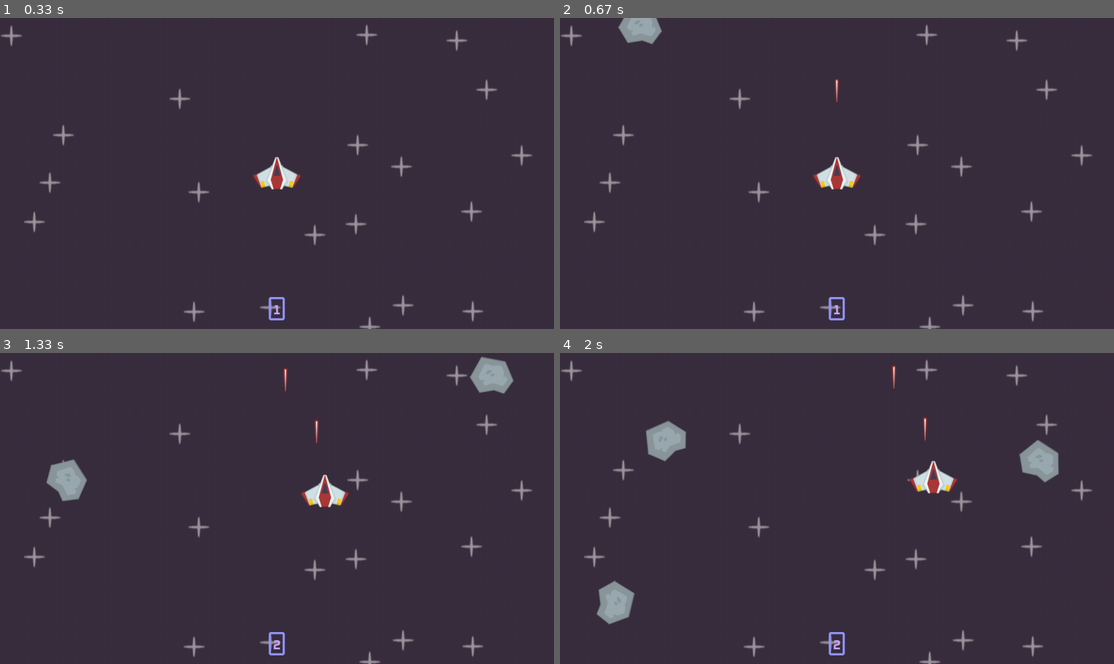
Above: before the commit, frames 1-4 (two rows, left to right).
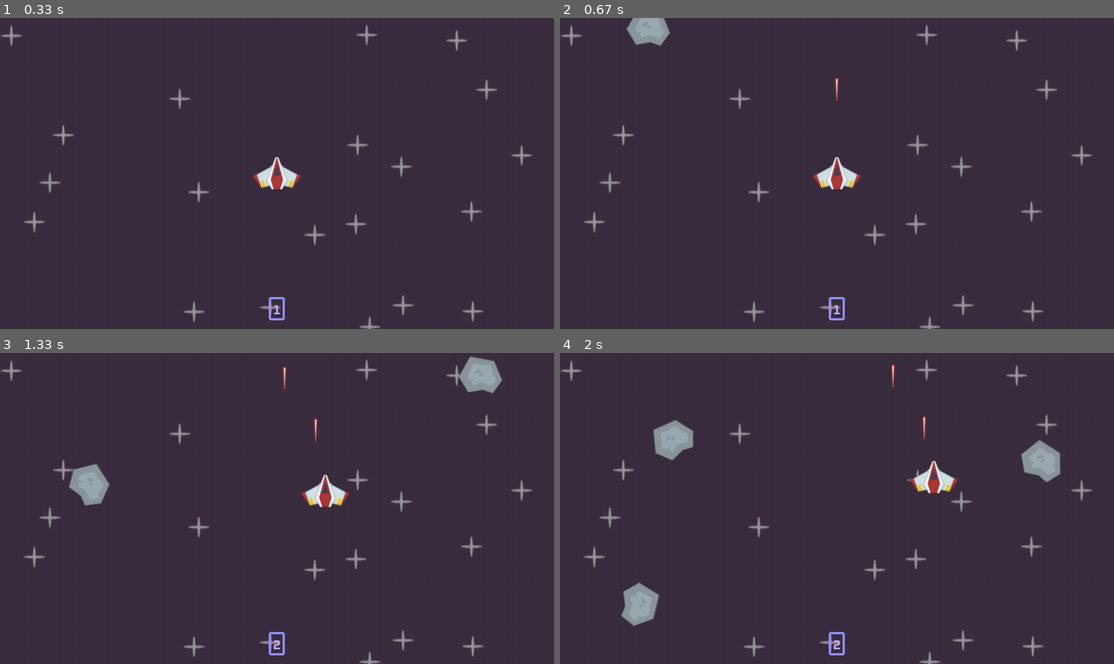
Above: after the commit, the same moments.

Repository: zehra-ozkan/pygame
Game: pygame game, started from spaceshift/main.py
Two runs of this game, one before a commit and one after it. Both use one fixed random seed, a clock stepped at 60 frames per second and the inputs below.
Inputs:
- Up to frame 1 (0.33 s): no input
- Up to frame 2 (0.67 s): tap Space at 0.33 s
- Up to frame 3 (1.33 s): hold Right 0.67-1.13 s; tap Space at 0.73, 1.03, 1.23 s; hold Up from 1.17 s (still down)
- Up to frame 4 (2 s): release Up at 1.47 s; hold Right 1.5-1.97 s; tap Space at 1.57, 1.87 s

Frame 1 is identical in both runs. In frame 2, 0.3% of the frame differs, in the area x 10-51%, y 0-28%; in frame 3, 1.8%; in frame 4, 1.9%, in the area x 6-91%, y 3-88%.

Commit message:
finishing spaceship

Diff:
--- a/spaceshift/main.py
+++ b/spaceshift/main.py
@@ -36,6 +36,7 @@
         k = pygame.key.get_just_pressed()
         if k[pygame.K_SPACE] and self.can_shoot:
             Laser(laser_surface, self.rect.midtop, (all_sprites, laser_sprites))
+            laser_sound.play()
             self.can_shoot = False
             self.laser_shoot_time = pygame.time.get_ticks()
 
@@ -95,12 +96,12 @@
         self.image = surfaces[0] #initial image for the animation
 
         self.rect = self.image.get_frect(center=pos)
-        self.animation_speed = 20 #this is in milliseconds
+        self.animation_speed = 250 #this is in milliseconds
         self.last_image_birth = 0
         self.current_image = 0
         print("initialised the explostion")
     def update(self, dt):
-        if pygame.time.get_ticks() - self.last_image_birth >= self.animation_speed:
+        if pygame.time.get_ticks() - self.last_image_birth >= self.animation_speed * dt:
             self.current_image = self.current_image + 1
             self.last_image_birth = pygame.time.get_ticks()
 
@@ -112,8 +113,6 @@
             return
 
         self.image = self.surfaces[self.current_image]
-
-
 
 def display_score():
     current_time = int(pygame.time.get_ticks() / 1000) + 1
@@ -153,12 +152,23 @@
 for i in range(21):
     explosion_surfaces.append(pygame.image.load(join('spaceshift', 'images','explosion', str(i) + '.png')).convert_alpha())
 
+#sound
+laser_sound = pygame.mixer.Sound(join('spaceshift', 'audio', 'laser.wav'))
+laser_sound.set_volume(0.5)
+explosion_sound = pygame.mixer.Sound(join('spaceshift', 'audio', 'explosion.wav'))
+damage_sound = pygame.mixer.Sound(join('spaceshift', 'audio', 'damage.ogg'))
+game_music = pygame.mixer.Sound(join('spaceshift', 'audio', 'game_music.wav'))
+game_music.set_volume(0.3)
+game_music.play()
+
 #custom event -> meteor event
 meteor_event = pygame.event.custom_type()
 pygame.time.set_timer(meteor_event, 500) #it will be triggered every 500 miliseconds, twice in a second
 
+
+
 while not exit:
-    delta_time = clock.tick() / 1000 #delta time measrures hte time took by the computer to render in between the last 2 frames, how much time has changed since the last 2 frames, different in everty computer
+    delta_time = clock.tick(120) / 1000 #delta time measrures hte time took by the computer to render in between the last 2 frames, how much time has changed since the last 2 frames, different in everty computer
     for event in pygame.event.get(): #this gets all the events in the pygame
         if event.type == pygame.QUIT:
             exit = True
@@ -172,6 +182,7 @@
     for collided_stride in laser:
         pos = collided_stride.rect.move(0 , -10).midbottom
         Explosion(explosion_surfaces, pos, all_sprites)
+        explosion_sound.play()
 
     if pygame.sprite.spritecollide(player, meteor_sprites, True, pygame.sprite.collide_mask):
         exit = True
Not shown, added: spaceshift/audio/damage.ogg
Not shown, added: spaceshift/audio/explosion.wav
Not shown, added: spaceshift/audio/game_music.wav
Not shown, added: spaceshift/audio/laser.wav
